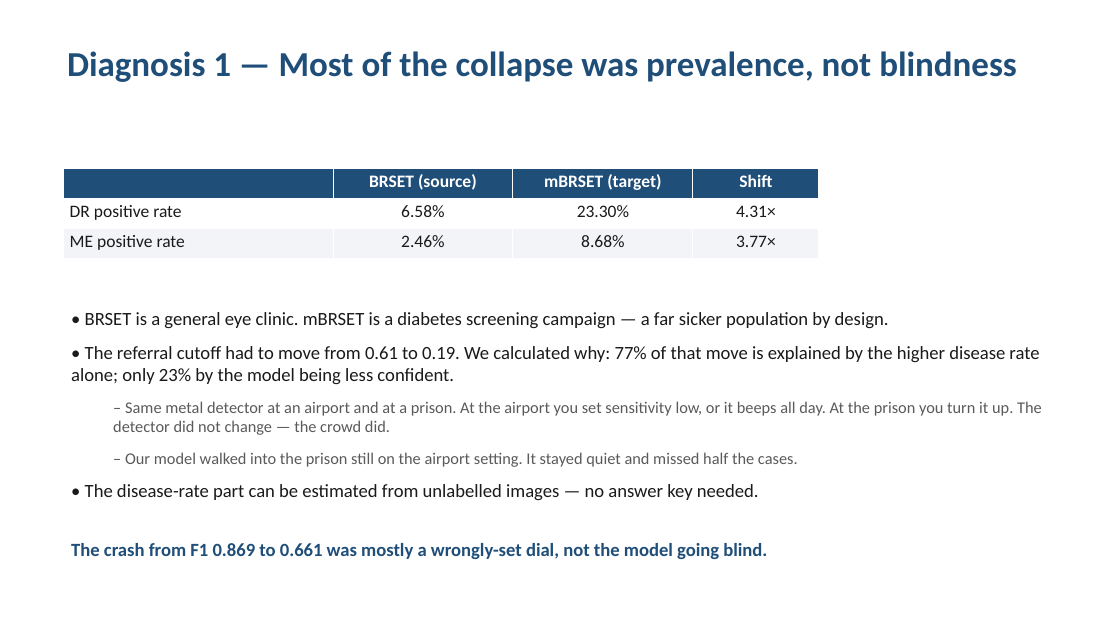
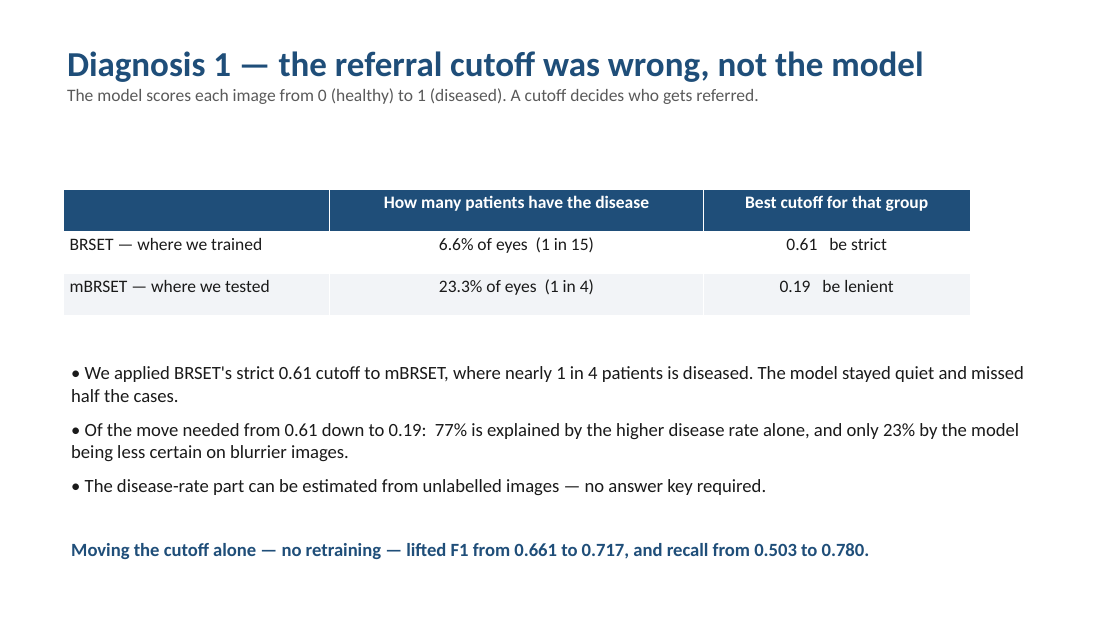
Before and after one commit to Sahith59/brset-convnextv2, a slide deck: slide 7 of presentation/BRSET_ConvNeXtV2_Progress.pptx. Drawn at 1120x630 pixels with LibreOffice and Linux fonts; fonts in the diff are those of the drawing. Boxes give left, top, right and bottom in pixels: in the first picture for what was removed or moved away, otherwise in the second. Text is boxed around its words. In the diff, an @@ line names an element or a change of style, - is before the commit and + after.

```diff
--- a/presentation/BRSET_ConvNeXtV2_Progress.pptx
+++ b/presentation/BRSET_ConvNeXtV2_Progress.pptx
@@ text at (x1=67, y1=51, x2=923, y2=104): text changed; size 30 to 15 pt; text colour #1F4E79 to #5A5A5A; bold off @@
-Diagnosis 1 — Most of the collapse was prevalence, not blindness
+Diagnosis 1 — the referral cutoff was wrong, not the model
+The model scores each image from 0 (healthy) to 1 (diseased). A cutoff decides who gets referred.
@@ table at (x1=63, y1=189, x2=971, y2=315) @@
-column 1:  | DR positive rate | ME positive rate
-column 2: BRSET (source) | 6.58% | 2.46%
-column 3: mBRSET (target) | 23.30% | 8.68%
-column 4: Shift | 4.31× | 3.77×
+column 1:  | BRSET — where we trained | mBRSET — where we tested
+column 2: How many patients have the disease | 6.6% of eyes (1 in 15) | 23.3% of eyes (1 in 4)
+column 3: Best cutoff for that group | 0.61 be strict | 0.19 be lenient
@@ table resized from (x1=63, y1=168, x2=818, y2=259) to (x1=63, y1=189, x2=971, y2=315) @@
@@ text at (x1=71, y1=366, x2=1024, y2=495): text changed @@
-• BRSET is a general eye clinic. mBRSET is a diabetes screening campaign — a far sicker population by design.
-• The referral cutoff had to move from 0.61 to 0.19. We calculated why: 77% of that move is explained by the higher disease rate alone; only 23% by the model being less confident.
-  – Same metal detector at an airport and at a prison. At the airport you set sensitivity low, or it beeps all day. At the prison you turn it up. The detector did not change — the crowd did.
-  – Our model walked into the prison still on the airport setting. It stayed quiet and missed half the cases.
-• The disease-rate part can be estimated from unlabelled images — no answer key needed.
+• We applied BRSET's strict 0.61 cutoff to mBRSET, where nearly 1 in 4 patients is diseased. The model stayed quiet and missed half the cases.
+• Of the move needed from 0.61 down to 0.19: 77% is explained by the higher disease rate alone, and only 23% by the model being less certain on blurrier images.
+• The disease-rate part can be estimated from unlabelled images — no answer key required.
@@ text at (x1=71, y1=543, x2=870, y2=559): text changed @@
-The crash from F1 0.869 to 0.661 was mostly a wrongly-set dial, not the model going blind.
+Moving the cutoff alone — no retraining — lifted F1 from 0.661 to 0.717, and recall from 0.503 to 0.780.
```
Also in this commit, not shown: 1 other file.
